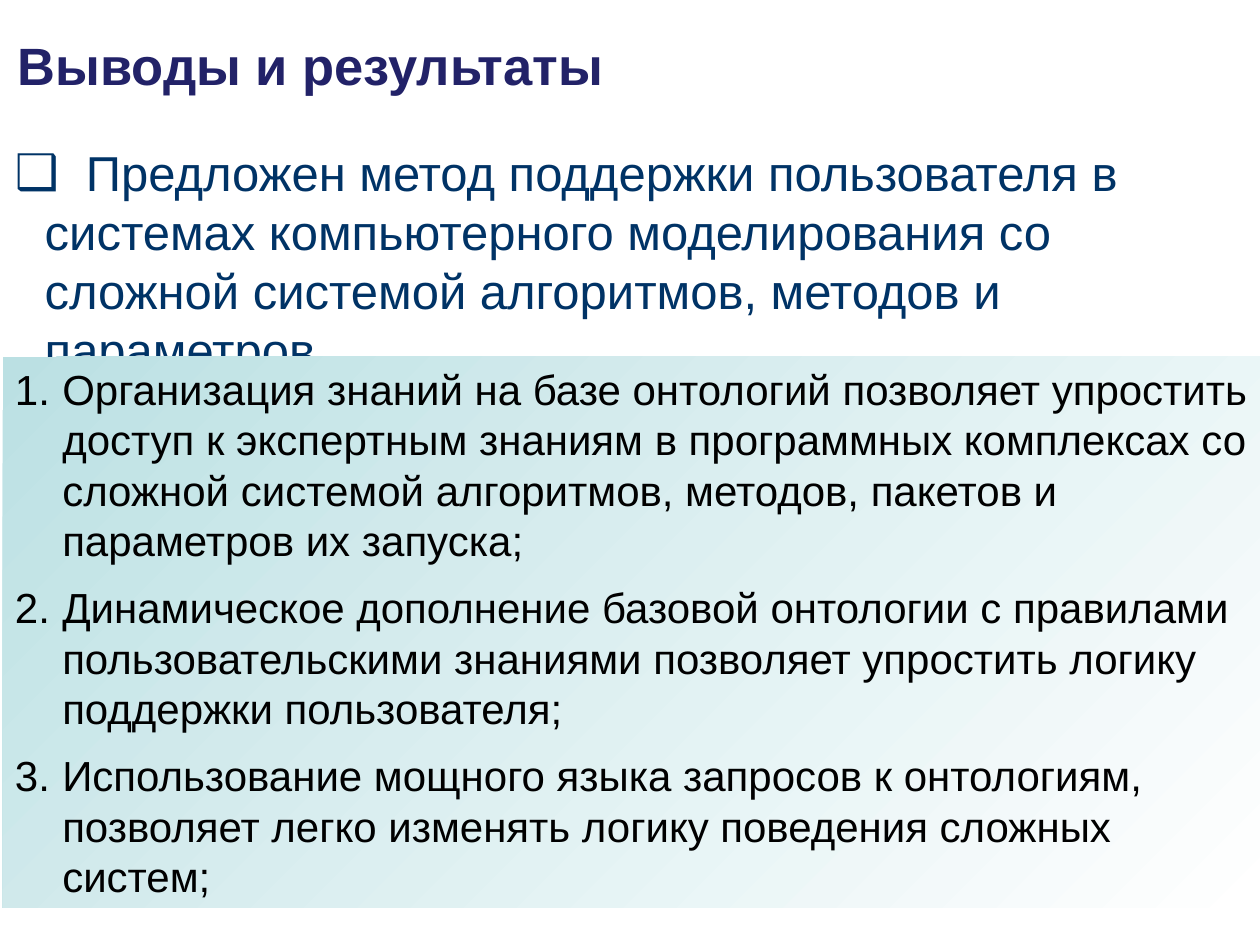
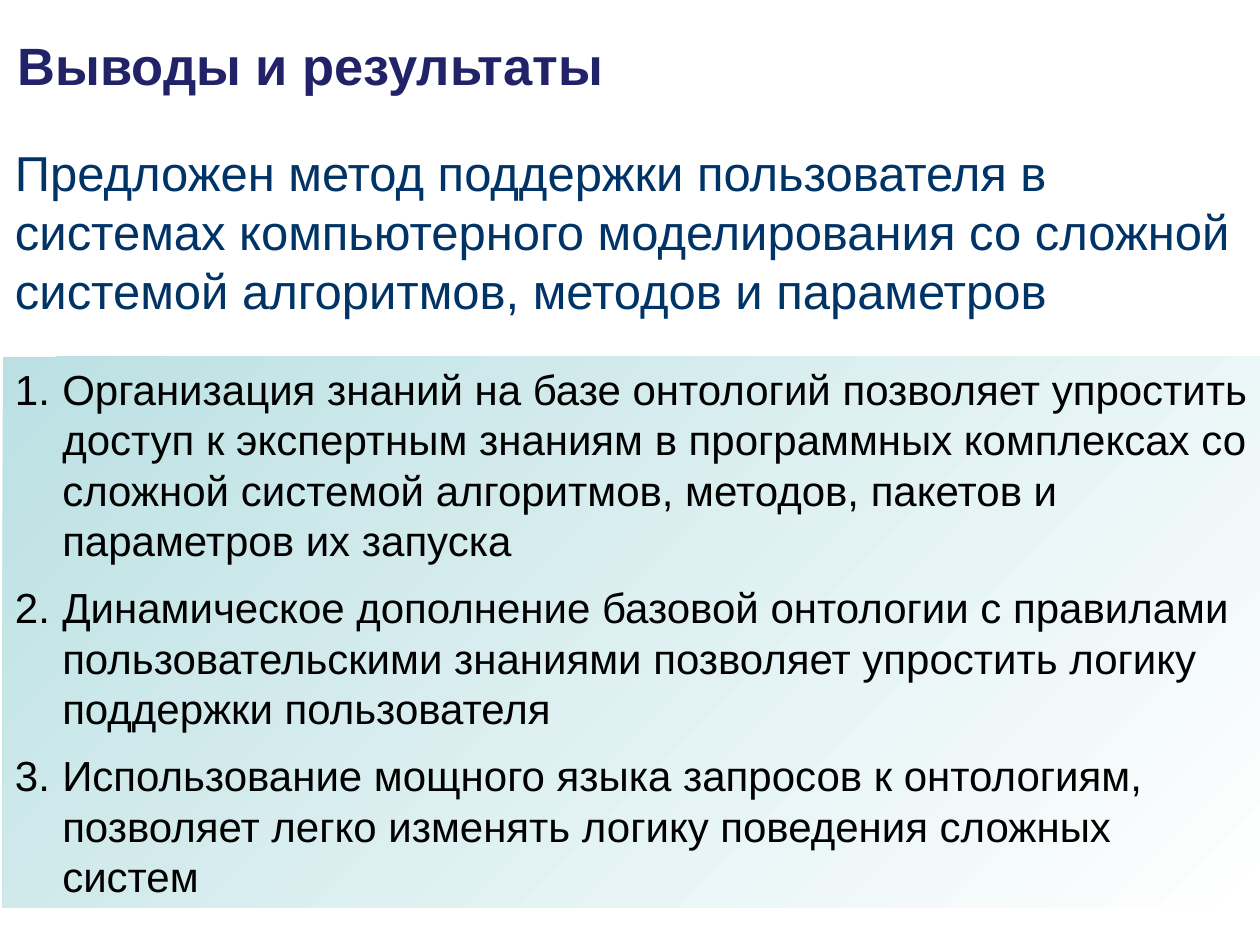
Before and after one commit to podtelkin/NII-NKT, a slide deck: slide 20 of master/master.ppt. Drawn at 1260x945 pixels with LibreOffice and Linux fonts; fonts in the diff are those of the drawing; background and template pictures are left out. Boxes give left, top, right and bottom in pixels: in the first picture for what was removed or moved away, otherwise in the second. Text is boxed around its words. In the diff, an @@ line names an element or a change of style, - is before the commit and + after.

```diff
--- a/master/master.ppt
+++ b/master/master.ppt
@@ text at (15, 157, 1230, 319): text changed @@
-❑ Предложен метод поддержки пользователя в системах компьютерного моделирования со сложной системой алгоритмов, методов и параметров.
+Предложен метод поддержки пользователя в системах компьютерного моделирования со сложной системой алгоритмов, методов и параметров
@@ text in rectangle at (62, 373, 1247, 893): text changed @@
-1. Организация знаний на базе онтологий позволяет упростить доступ к экспертным знаниям в программных комплексах со сложной системой алгоритмов, методов, пакетов и параметров их запуска;
-2. Динамическое дополнение базовой онтологии с правилами пользовательскими знаниями позволяет упростить логику поддержки пользователя;
-3. Использование мощного языка запросов к онтологиям, позволяет легко изменять логику поведения сложных систем;
+1. Организация знаний на базе онтологий позволяет упростить доступ к экспертным знаниям в программных комплексах со сложной системой алгоритмов, методов, пакетов и параметров их запуска
+2. Динамическое дополнение базовой онтологии с правилами пользовательскими знаниями позволяет упростить логику поддержки пользователя
+3. Использование мощного языка запросов к онтологиям, позволяет легко изменять логику поведения сложных систем
```
Also in this commit, not shown: 12 other slides changed.
